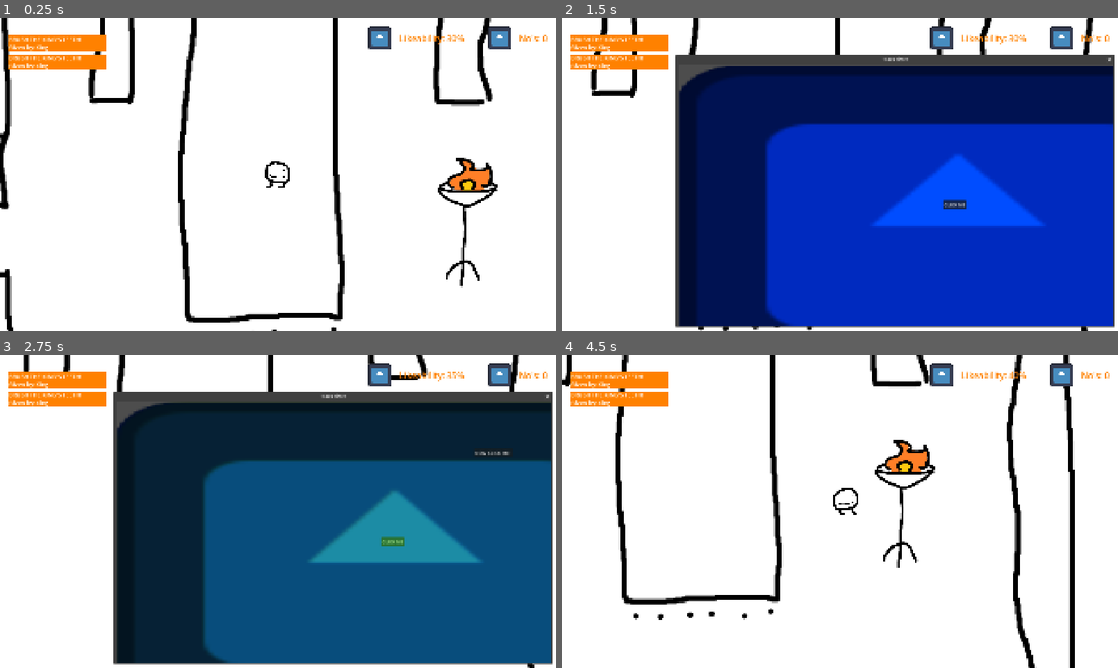
Above: before the commit, frames 1-4 (two rows, left to right).
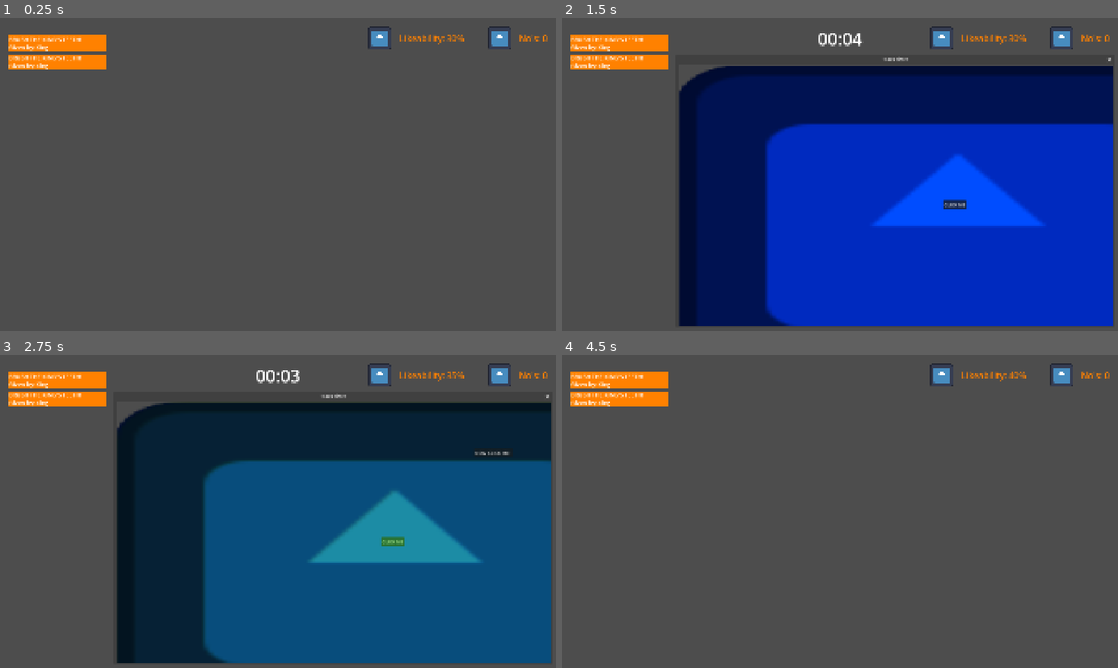
Above: after the commit, the same moments.

Repository: clara0201/NotToday
Game: Godot game, scene res://scenes/main scene/castle.tscn
The game is run twice, just before and just after one commit, with the same random seed, the same clock (stepped at 60 frames per second) and the same inputs. The engine's default icon, where the game draws it, is replaced by a stand-in: a white triangle on a blue panel in a dark square.
Inputs:
- Up to frame 1 (0.25 s): no input
- Up to frame 2 (1.5 s): tap Enter at 0.5 s; hold D (right) 0.53-1.28 s; hold M (MinigamePhase) 0.53-1.28 s; hold S (down) from 1.28 s (still down); tap M (MinigamePhase) at 1.35 s
- Up to frame 3 (2.75 s): release S (down) at 2 s; click "CLICK ME" at 2 s
- Up to frame 4 (4.5 s): click "NOW CLICK ME!!" at 2.75 s; tap Space at 3.5 s; hold D (right) 3.53-4.28 s; hold M (MinigamePhase) 3.53-4.28 s; hold W (up) from 4.28 s (still down); tap M (MinigamePhase) at 4.35 s

The runs differ from the first frame. In frame 1, 97% of the frame differs, in the area x 0-100%, y 0-100%; in frame 2, 29%; in frame 3, 29%; in frame 4, 97%.

Commit message:
Added visual timer to minigames

Diff:
--- a/not-today/scenes/main scene/castle.tscn
+++ b/not-today/scenes/main scene/castle.tscn
@@ -78,6 +78,7 @@
 one_shot = true
 
 [node name="Collisions" type="StaticBody2D" parent="." unique_id=948260857]
+visible = false
 
 [node name="CollisionShape2D3" type="CollisionShape2D" parent="Collisions" unique_id=1126242797]
 visible = false
@@ -99,11 +100,13 @@
 shape = SubResource("RectangleShape2D_udjd0")
 
 [node name="Camera2D" type="Camera2D" parent="." unique_id=2020563840]
+visible = false
 process_callback = 0
 script = ExtResource("1_7r2yl")
 SPEED = 5
 
 [node name="TextureRect" type="TextureRect" parent="." unique_id=1394335509]
+visible = false
 offset_left = -1920.0
 offset_top = -1080.0
 offset_right = 1920.0
@@ -111,6 +114,7 @@
 texture = ExtResource("1_u6f05")
 
 [node name="Player" type="CharacterBody2D" parent="." unique_id=690931745]
+visible = false
 script = ExtResource("2_pi1jp")
 
 [node name="Player Sprite" type="Sprite2D" parent="Player" unique_id=152975476]
@@ -128,6 +132,7 @@
 shape = SubResource("CircleShape2D_dhvi1")
 
 [node name="Sprite2D2" type="Sprite2D" parent="." unique_id=1659786690]
+visible = false
 position = Vector2(672, 152)
 texture = ExtResource("3_4jbif")
 
@@ -197,6 +202,22 @@
 theme_override_font_sizes/font_size = 30
 text = "No's: 0"
 
+[node name="TimerMC" type="MarginContainer" parent="CanvasLayer" unique_id=179588991]
+anchors_preset = 5
+anchor_left = 0.5
+anchor_right = 0.5
+offset_left = -20.0
+offset_right = 20.0
+offset_bottom = 40.0
+grow_horizontal = 2
+theme_override_constants/margin_top = 30
+
+[node name="TimerLabel" type="Label" parent="CanvasLayer/TimerMC" unique_id=1812820398]
+visible = false
+layout_mode = 2
+theme_override_font_sizes/font_size = 60
+text = "00s"
+
 [connection signal="timeout" from="Timer" to="." method="_on_timer_timeout"]
 
 [editable path="CanvasLayer/TaskListMC/ScrollContainer/VBoxContainer/Task0"]
--- a/not-today/scripts/game_manager.gd
+++ b/not-today/scripts/game_manager.gd
@@ -7,6 +7,7 @@
 @onready var likeability_icon = $CanvasLayer/CountersMC/HBoxContainer/LikeabilityIcon
 @onready var no_label = $CanvasLayer/CountersMC/HBoxContainer/NosLabel
 @onready var no_icon = $CanvasLayer/CountersMC/HBoxContainer/NosIcon
+@onready var timer_label = $CanvasLayer/TimerMC/TimerLabel
 
 @export var likeability_percentage = 30
 @export var likeability_loss = 10
@@ -18,11 +19,12 @@
 
 @export var minigames_timer = 5 # in seconds
 
-@export var current_day = 1
-
 @export var tasks_list : Array[TaskResource]
 @export var current_task_index = 0
 @export var current_minigame : Minigame
+
+var current_day = 1
+var in_minigame_phase = false
 
 # Called when the node enters the scene tree for the first time.
 func _ready() -> void:
@@ -30,21 +32,29 @@
 
 # Called every frame. 'delta' is the elapsed time since the previous frame.
 func _process(delta: float) -> void:
-	#TODO update timer display if in mingame phase
+	if(in_minigame_phase):
+		timer_label.text = "%02d:%02d" % time_left()
 
 	if Input.is_action_pressed("MinigamePhase"):
 		start_minigame_phase()
 
+func time_left():
+	var time_left = timer.time_left
+	var minute = floor(time_left / 60)
+	var second = int(time_left) % 60
+	return [minute, second]
 
 ### MINIGAMES ###
 
 func start_minigame_phase():
-	print("start!")
 	#TODO pause player controller
 
 	minigames_window.position.x = 400
 	minigames_window.position.y = 160
 	minigames_window.show()
+
+	in_minigame_phase = true
+	timer_label.show()
 
 	timer.start(minigames_timer)
 
@@ -56,6 +66,9 @@
 			on_minigame_not_completed(task)
 
 	update_displays() #TBD maybe do a special sequence to recount the incompleted tasks
+
+	in_minigame_phase = false
+	timer_label.hide()
 
 	minigames_window.hide()
 
